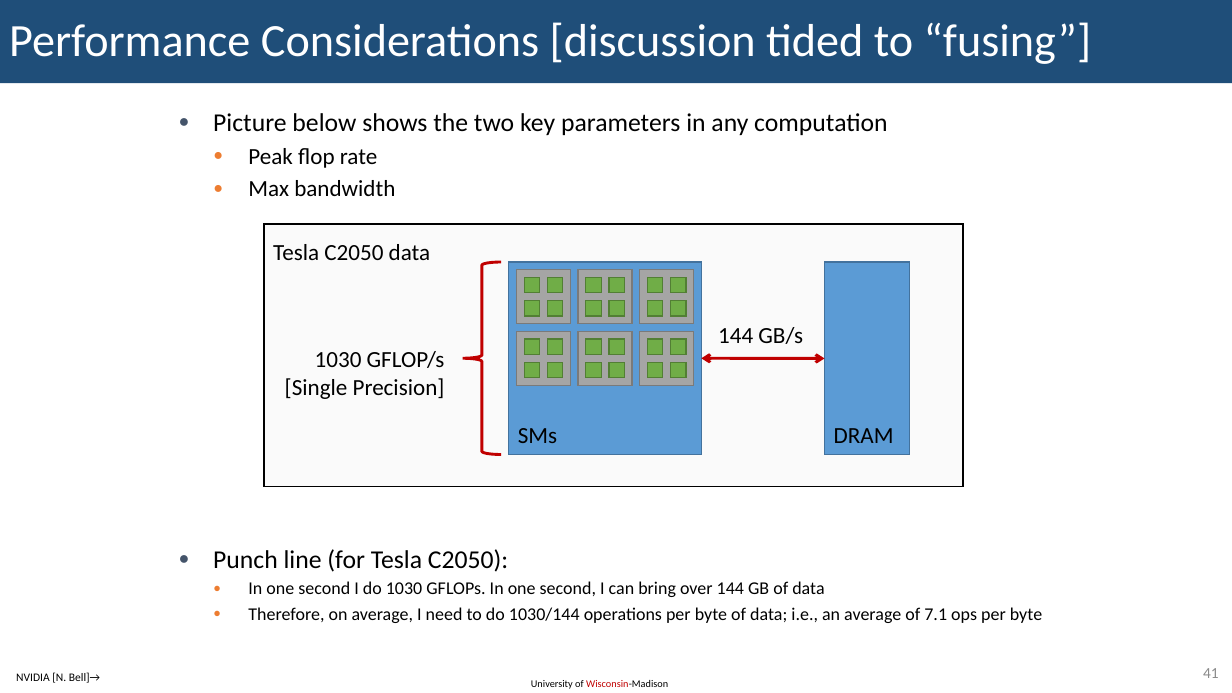
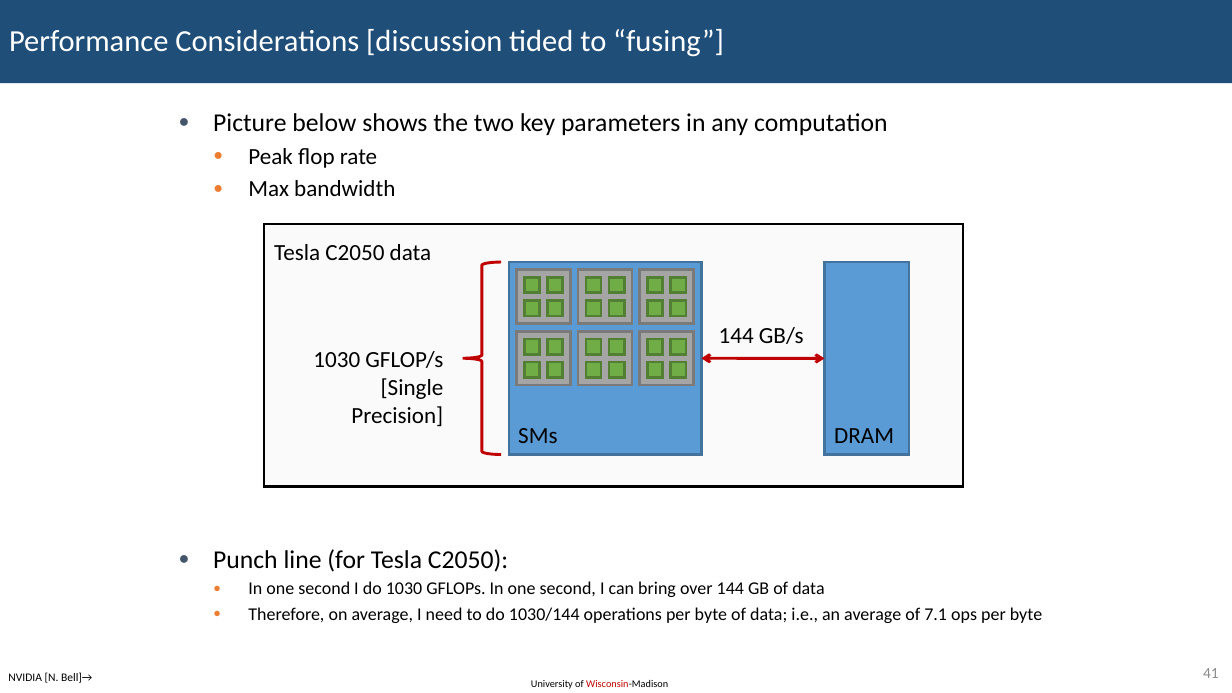
Before and after one commit to KennyKangMPC/CS-759, a slide deck: slide 41 of lecture_notes/lecture18_0305.pptx. Drawn at 1232x693 pixels with LibreOffice and Linux fonts; fonts in the diff are those of the drawing. Boxes give left, top, right and bottom in pixels: in the first picture for what was removed or moved away, otherwise in the second. Text is boxed around its words. In the diff, an @@ line names an element or a change of style, - is before the commit and + after.

```diff
--- a/lecture_notes/lecture18_0305.pptx
+++ b/lecture_notes/lecture18_0305.pptx
@@ rectangle "Performance Considerations [discussion tided to ..." at bbox=[0, 0, 1232, 83]: size 36 to 23.8 pt; title to rectangle @@
@@ rectangle at bbox=[264, 224, 964, 486]: outline #000000 1 pt to #000000 2 pt @@
@@ text "1030 GFLOP/s" rewrapped from bbox=[285, 351, 445, 399] to bbox=[313, 351, 444, 426] @@
@@ text "Punch line (for Tesla C2050):" at bbox=[213, 549, 1042, 623]: indent changed @@
@@ text "NVIDIA [N. Bell]→": place and size @@
-text "NVIDIA [N. Bell]→" at bbox=[16, 672, 100, 683]
+text "NVIDIA [N. Bell]→" at bbox=[8, 672, 92, 683]
```
Also in this commit, not shown: 71 other slides changed, 3 other files.
